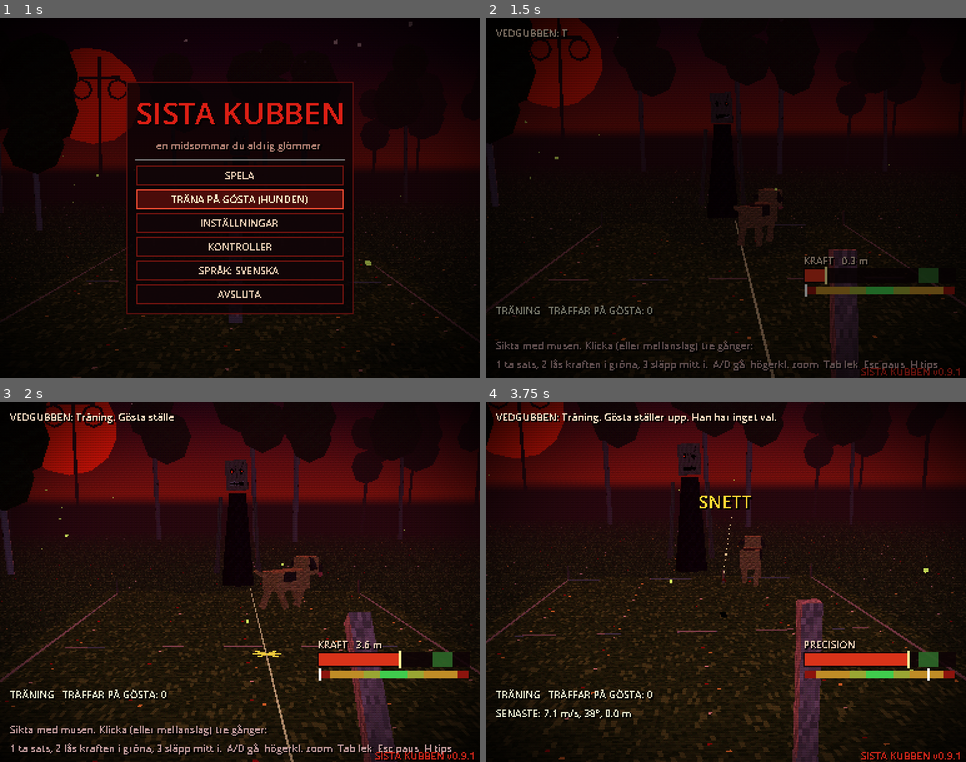
Above: before the commit, frames 1-4 (two rows, left to right).
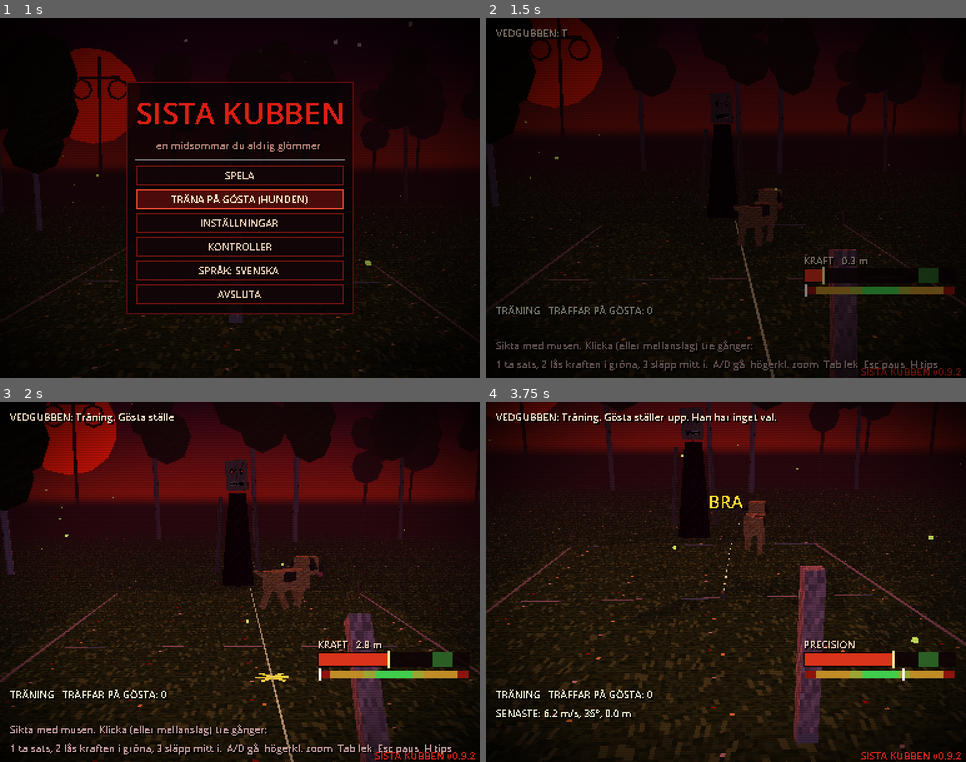
Above: after the commit, the same moments.

Repository: Mirmitee/Sista-kubben
Game: Godot game, scene res://scenes/main.tscn
The game is run twice, just before and just after one commit, with the same random seed, the same clock (stepped at 60 frames per second) and the same inputs.
Inputs (mouse positions are in pixels of both pictures, inside the frame that each line leads up to):
- Up to frame 1 (1 s): tap Enter at 0.5 s; move the mouse to (345, 180) at 0.52 s; hold D from 0.53 s (still down); hold Tab from 0.53 s (still down); click (345, 180) at 0.67 s; tap Space at 0.77 s
- Up to frame 2 (1.5 s): release D at 1.25 s; release Tab at 1.25 s; drag from (630, 216) to (702, 270) at 1.27 s
- Up to frame 3 (2 s): no input
- Up to frame 4 (3.75 s): move the mouse to (774, 502) at 2.02 s; hold D 2.03-2.75 s; tap H at 2.1 s; click (774, 502) at 2.17 s; drag from (702, 654) to (582, 528) at 2.77 s; move the mouse to (870, 636) at 3.52 s; hold A from 3.53 s (still down); tap 1 at 3.6 s; click (870, 636) at 3.67 s

Frame 1 is identical in both runs. In frame 2, 0.1% of the frame differs, in the area x 70-99%, y 67-100%; in frame 3, 0.9%; in frame 4, 25%, in the area x 0-100%, y 0-100%.

Commit message:
Lättare att sikta: siktmagnet mot giltiga kubbar, bredare grönt, lugnare mätare
Co-Authored-By: Claude Opus 5.5 <noreply@anthropic.com>
Claude-Session: https://claude.ai/code/session_019RpfzPmryS1zhhxqKo9KRJ

Diff:
--- a/scripts/main.gd
+++ b/scripts/main.gd
@@ -1453,6 +1453,7 @@
 # ---------------------------------------------------------------- kamera
 
 func _process(dt: float) -> void:
+	_update_magnet()
 	var sx := thrower.stand_x
 	var cam_pos: Vector3
 	var want: Vector3
@@ -1495,6 +1496,23 @@
 				thrower.power_for_distance(tgt) if thrower.baton else -1.0, thrower.land_dist)
 		else:
 			hud.update_meter(thrower.meter, thrower.holding, rad_to_deg(thrower.theta))
+
+
+## Siktmagneten: vilka kubbar spelaren får sikta på just nu.
+func _update_magnet() -> void:
+	thrower.magnet_targets.clear()
+	if mode == Mode.MENU or phase != Phase.PLAYER or thrower.payload_kubb:
+		return
+	if mode == Mode.TRAINING:
+		thrower.magnet_targets.append(dog.global_position)
+		return
+	var st := side_kubbs("theirs", true)
+	var field := st.filter(func(k): return k.field)
+	var pool: Array = field if not field.is_empty() else st
+	for k in pool:
+		thrower.magnet_targets.append(k.global_position)
+	if st.is_empty():
+		thrower.magnet_targets.append(king.global_position)
 
 
 func _unhandled_input(e: InputEvent) -> void:
--- a/scripts/opponents/opponent.gd
+++ b/scripts/opponents/opponent.gd
@@ -17,7 +17,7 @@
 var player_batons_add := 0  # fusk som påverkar spelarens pinnar
 var extra_batons := 0       # fler pinnar för motståndaren
 ## Svårighet: alla motståndare kastar så här mycket bättre än förut.
-const DIFFICULTY := 0.72
+const DIFFICULTY := 0.85
 var rule_text := {"sv": "", "en": ""}
 
 var _head: Node3D
--- a/scripts/throw_controller.gd
+++ b/scripts/throw_controller.gd
@@ -42,11 +42,11 @@
 ##           över precisionsmätaren,
 ## tryck 3 = släpp. Mitt i det gröna = rakt. Långt ut = snett, och
 ##           längst ut tappar du greppet och det blir helikopter.
-const METER_TIME := 1.25   # sekunder från tom till full kraft
-const ACC_TIME := 0.8      # sekunder för markören att svepa över
+const METER_TIME := 1.45   # sekunder från tom till full kraft
+const ACC_TIME := 1.0      # sekunder för markören att svepa över
 const METER_ANGLE := 0.62  # kastvinkel i mätarläget (~35°)
 const ACC_AIM_ERR := 0.05  # rad sidofel vid markören längst ut
-const PERFECT := 0.18      # |markör| under detta = perfekt
+const PERFECT := 0.24      # |markör| under detta = perfekt
 
 var stand_x := 0.0
 ## kastlinjens z: 0 = baslinjen, negativt = framflyttad till en stående fältkubb
@@ -57,6 +57,13 @@
 var baton                 # Baton, eller en Kubb som ska kastas över
 var payload_kubb := false
 var mouse_aim := true      # av i autotest/skärmdumpar
+## siktmagnet: kubbar du får sikta på just nu (sätts av main varje bild)
+var magnet_targets: Array[Vector3] = []
+var locked_target := Vector3.INF
+var _line_mat: Material
+var _line_lock_mat: Material
+var _lock_mark: Node3D
+const MAGNET := 0.07       # rad: hur nära siktet måste vara för att dras in
 var input_enabled := true
 var meter := 0.0           # 0..1, för kraftmätaren
 var meter_phase := 0       # 0 vila, 1 kraft, 2 precision
@@ -87,7 +94,19 @@
 	add_child(_arm)
 	_hand = PS1.box(Vector3(0.08, 0.09, 0.06), skin)
 	add_child(_hand)
-	_aim_line = PS1.box(Vector3(0.02, 0.005, 1.0), PS1.mat(null, Color(0.9, 0.85, 0.6), Vector2.ONE, 0.6))
+	_line_mat = PS1.mat(null, Color(0.9, 0.85, 0.6), Vector2.ONE, 0.6)
+	_line_lock_mat = PS1.mat(null, Color(0.4, 1.0, 0.45), Vector2.ONE, 1.0)
+	_aim_line = PS1.box(Vector3(0.02, 0.005, 1.0), _line_mat)
+	# ring runt kubben siktet har låst på
+	_lock_mark = Node3D.new()
+	_lock_mark.visible = false
+	add_child(_lock_mark)
+	for i in 8:
+		var a := TAU * i / 8.0
+		var b := PS1.box(Vector3(0.05, 0.006, 0.02), _line_lock_mat)
+		b.position = Vector3(cos(a), 0, sin(a)) * 0.11
+		b.rotation.y = -a + PI * 0.5
+		_lock_mark.add_child(b)
 	add_child(_aim_line)
 	# landningskors: följer kraften live medan mätaren fylls
 	_land_mark = MeshInstance3D.new()
@@ -177,11 +196,13 @@
 			var ax := Input.get_joy_axis(0, JOY_AXIS_LEFT_X)
 			if absf(ax) > 0.15:
 				aim = clampf(aim + ax * 0.35 * dt, -MAX_AIM, MAX_AIM)
+			elif absf(ax) <= 0.15:
+				aim = lerpf(aim, _magnet(aim), clampf(dt * 6.0, 0.0, 1.0))
 		elif mouse_aim and input_enabled:
 			var vp := get_viewport()
 			var mx := vp.get_mouse_position().x / maxf(vp.get_visible_rect().size.x, 1.0)
 			var target := clampf((mx - 0.5) * 2.0, -1.0, 1.0) * MAX_AIM
-			aim = lerpf(aim, target, clampf(dt * 10.0, 0.0, 1.0))
+			aim = lerpf(aim, _magnet(target), clampf(dt * 10.0, 0.0, 1.0))
 		theta = lerpf(theta, 0.0, 0.15)
 	# fart i px/s uppåt (positiv = svep upp) och i sidled
 	_hist.push_back(Vector3(theta, -_frame_d.y / dt, _frame_d.x / dt))
@@ -340,6 +361,27 @@
 	tossed.emit(k)
 
 
+## Drar siktet mot närmaste giltiga kubb när du siktar nära den.
+func _magnet(raw: float) -> float:
+	locked_target = Vector3.INF
+	if not Settings.aim_assist or payload_kubb or magnet_targets.is_empty():
+		return raw
+	var sx := stand_x + SHOULDER.x
+	var best := INF
+	var best_a := raw
+	for t in magnet_targets:
+		var a := atan2(t.x - sx, -(t.z - throw_z))
+		var d := absf(a - raw)
+		if d < best:
+			best = d
+			best_a = a
+			if d < MAGNET:
+				locked_target = t
+	if best < MAGNET:
+		return lerpf(raw, best_a, 0.85)
+	return raw
+
+
 func forward() -> Vector3:
 	return Vector3.FORWARD.rotated(Vector3.UP, -aim)
 
@@ -361,6 +403,12 @@
 		var off: float = 0.06 if payload_kubb else (baton.length if baton is Baton else Baton.LENGTH) * 0.5 - 0.03
 		baton.global_transform = Transform3D(b, hand + dir * off)
 	_aim_line.visible = baton != null and Run.mod("no_aim_line") == 0.0
+	var locked := locked_target != Vector3.INF and baton != null
+	_aim_line.material_override = _line_lock_mat if locked else _line_mat
+	_lock_mark.visible = locked and _aim_line.visible
+	if _lock_mark.visible:
+		_lock_mark.global_position = Vector3(locked_target.x, 0.015, locked_target.z)
+		_lock_mark.rotation.y += 0.03
 	var length := 8.6 if Settings.aim_assist else 3.0
 	var start := Vector3(stand_x + SHOULDER.x, 0.012, throw_z)
 	_aim_line.global_transform = Transform3D(Basis(Vector3.UP, -aim).scaled(Vector3(1, 1, length)), start + f * length * 0.5)
--- a/scripts/ui/hud.gd
+++ b/scripts/ui/hud.gd
@@ -74,7 +74,7 @@
 	_flash = _label(14, Color(1.0, 0.85, 0.2), Vector2(0, 70), Vector2(384, 20))
 	_flash.horizontal_alignment = HORIZONTAL_ALIGNMENT_CENTER
 	var ver := _label(8, Color(0.8, 0.15, 0.1), Vector2(300, 277))
-	ver.text = "SISTA KUBBEN v0.9.1"
+	ver.text = "SISTA KUBBEN v0.9.2"
 	_teeth = _label(8, Color(1.0, 0.95, 0.75), Vector2(166, 30), Vector2(210, 10))
 	_teeth.horizontal_alignment = HORIZONTAL_ALIGNMENT_RIGHT
 	_cards = _label(8, Color(0.75, 0.7, 0.85), Vector2(226, 40), Vector2(150, 60))
